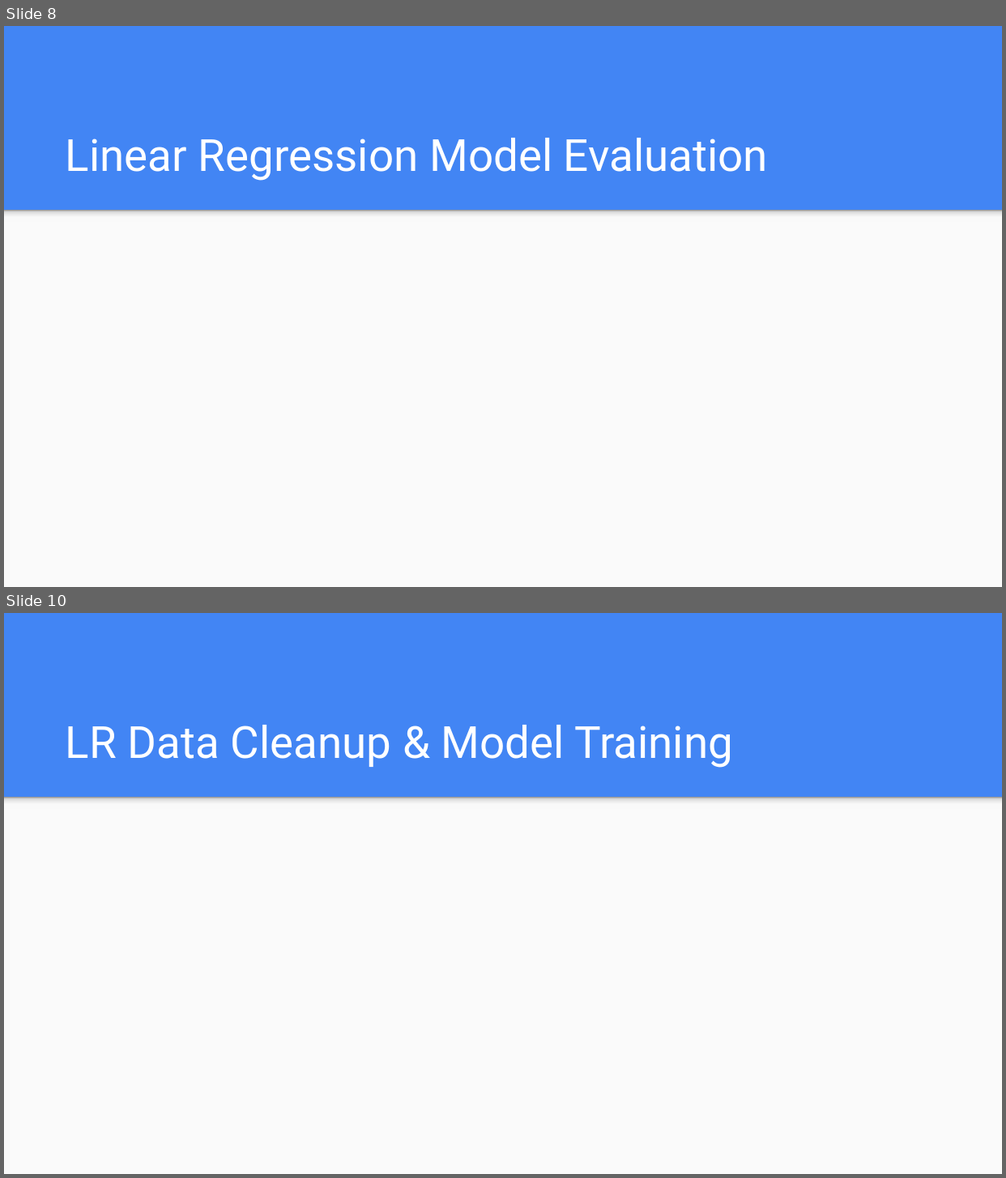
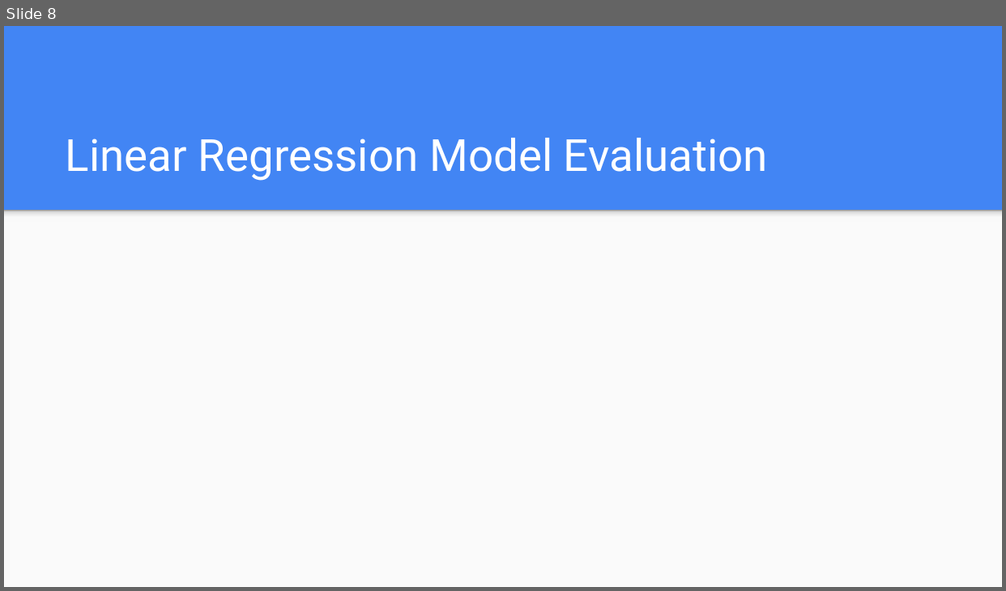
Before and after one commit to dukewoods/Project2_Trading_Algorithm, a slide deck: Resources/Project2.pptx. Shown one above the other, each under a label of ours: slides 8 and 10 before the commit, slide 8 after it; the slides between them are not shown. The pictures are 1006x1178 and 1006x591 pixels, drawn with LibreOffice and Linux fonts; fonts in the diff are those of the drawing. Boxes give left, top, right and bottom in pixels: in the first picture for what was removed or moved away, otherwise in the second. Text is boxed around its words. In the diff, an @@ line names an element or a change of style, - is before the commit and + after.

```diff
--- a/Resources/Project2.pptx
+++ b/Resources/Project2.pptx
@@ slide 10 removed at bbox=[4, 613, 1002, 1174], background #4285F4; not listed: 2 template elements that a slide beside it also shows @@
@@ title removed at bbox=[66, 725, 733, 768] @@
-LR Data Cleanup & Model Training
```
Also in this commit, not shown: 5 slides changed, 7 slides added, 3 other slides removed.
